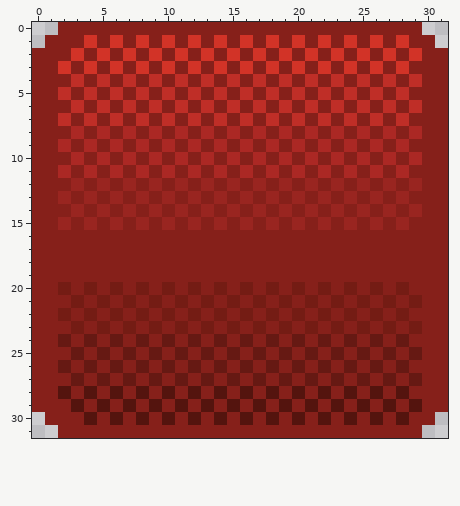
Pixel-art sprite, stored at assets/sprites/separated_sprites/lifebar.png. Above: the version before the commit.
The file is 32x32 pixels.
After:
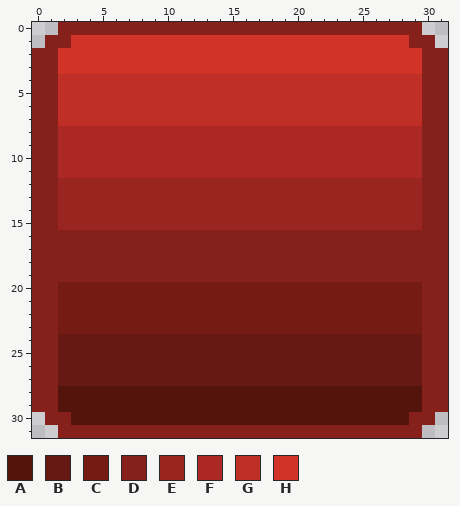
Palette (. is transparent): A #54140e  B #661913  C #741c14  D #86201a  E #992520  F #ab2824  G #bf2e27  H #d23327
Changes in this commit:
y 1: x 3 D -> H; x 5 D -> H; x 7 D -> H; x 9 D -> H; x 11 D -> H; x 13 D -> H; x 15 D -> H; x 17 D -> H; x 19 D -> H; x 21 D -> H; x 23 D -> H; x 25 D -> H; x 27 D -> H
y 2: x 2 D -> H; x 4 D -> H; x 6 D -> H; x 8 D -> H; x 10 D -> H; x 12 D -> H; x 14 D -> H; x 16 D -> H; x 18 D -> H; x 20 D -> H; x 22 D -> H; x 24 D -> H; x 26 D -> H; x 28 D -> H
y 3: x 3 D -> H; x 5 D -> H; x 7 D -> H; x 9 D -> H; x 11 D -> H; x 13 D -> H; x 15 D -> H; x 17 D -> H; x 19 D -> H; x 21 D -> H; x 23 D -> H; x 25 D -> H; x 27 D -> H; x 29 D -> H
y 4: x 2 D -> G; x 4 D -> G; x 6 D -> G; x 8 D -> G; x 10 D -> G; x 12 D -> G; x 14 D -> G; x 16 D -> G; x 18 D -> G; x 20 D -> G; x 22 D -> G; x 24 D -> G; x 26 D -> G; x 28 D -> G
y 5: x 3 D -> G; x 5 D -> G; x 7 D -> G; x 9 D -> G; x 11 D -> G; x 13 D -> G; x 15 D -> G; x 17 D -> G; x 19 D -> G; x 21 D -> G; x 23 D -> G; x 25 D -> G; x 27 D -> G; x 29 D -> G
y 6: x 2 D -> G; x 4 D -> G; x 6 D -> G; x 8 D -> G; x 10 D -> G; x 12 D -> G; x 14 D -> G; x 16 D -> G; x 18 D -> G; x 20 D -> G; x 22 D -> G; x 24 D -> G; x 26 D -> G; x 28 D -> G
y 7: x 3 D -> G; x 5 D -> G; x 7 D -> G; x 9 D -> G; x 11 D -> G; x 13 D -> G; x 15 D -> G; x 17 D -> G; x 19 D -> G; x 21 D -> G; x 23 D -> G; x 25 D -> G; x 27 D -> G; x 29 D -> G
y 8: x 2 D -> F; x 4 D -> F; x 6 D -> F; x 8 D -> F; x 10 D -> F; x 12 D -> F; x 14 D -> F; x 16 D -> F; x 18 D -> F; x 20 D -> F; x 22 D -> F; x 24 D -> F; x 26 D -> F; x 28 D -> F
y 9: x 3 D -> F; x 5 D -> F; x 7 D -> F; x 9 D -> F; x 11 D -> F; x 13 D -> F; x 15 D -> F; x 17 D -> F; x 19 D -> F; x 21 D -> F; x 23 D -> F; x 25 D -> F; x 27 D -> F; x 29 D -> F
y 10: x 2 D -> F; x 4 D -> F; x 6 D -> F; x 8 D -> F; x 10 D -> F; x 12 D -> F; x 14 D -> F; x 16 D -> F; x 18 D -> F; x 20 D -> F; x 22 D -> F; x 24 D -> F; x 26 D -> F; x 28 D -> F
y 11: x 3 D -> F; x 5 D -> F; x 7 D -> F; x 9 D -> F; x 11 D -> F; x 13 D -> F; x 15 D -> F; x 17 D -> F; x 19 D -> F; x 21 D -> F; x 23 D -> F; x 25 D -> F; x 27 D -> F; x 29 D -> F
y 12: x 2 D -> E; x 4 D -> E; x 6 D -> E; x 8 D -> E; x 10 D -> E; x 12 D -> E; x 14 D -> E; x 16 D -> E; x 18 D -> E; x 20 D -> E; x 22 D -> E; x 24 D -> E; x 26 D -> E; x 28 D -> E
y 13: x 3 D -> E; x 5 D -> E; x 7 D -> E; x 9 D -> E; x 11 D -> E; x 13 D -> E; x 15 D -> E; x 17 D -> E; x 19 D -> E; x 21 D -> E; x 23 D -> E; x 25 D -> E; x 27 D -> E; x 29 D -> E
y 14: x 2 D -> E; x 4 D -> E; x 6 D -> E; x 8 D -> E; x 10 D -> E; x 12 D -> E; x 14 D -> E; x 16 D -> E; x 18 D -> E; x 20 D -> E; x 22 D -> E; x 24 D -> E; x 26 D -> E; x 28 D -> E
y 15: x 3 D -> E; x 5 D -> E; x 7 D -> E; x 9 D -> E; x 11 D -> E; x 13 D -> E; x 15 D -> E; x 17 D -> E; x 19 D -> E; x 21 D -> E; x 23 D -> E; x 25 D -> E; x 27 D -> E; x 29 D -> E
y 20: x 3 D -> C; x 5 D -> C; x 7 D -> C; x 9 D -> C; x 11 D -> C; x 13 D -> C; x 15 D -> C; x 17 D -> C; x 19 D -> C; x 21 D -> C; x 23 D -> C; x 25 D -> C; x 27 D -> C; x 29 D -> C
y 21: x 2 D -> C; x 4 D -> C; x 6 D -> C; x 8 D -> C; x 10 D -> C; x 12 D -> C; x 14 D -> C; x 16 D -> C; x 18 D -> C; x 20 D -> C; x 22 D -> C; x 24 D -> C; x 26 D -> C; x 28 D -> C
y 22: x 3 D -> C; x 5 D -> C; x 7 D -> C; x 9 D -> C; x 11 D -> C; x 13 D -> C; x 15 D -> C; x 17 D -> C; x 19 D -> C; x 21 D -> C; x 23 D -> C; x 25 D -> C; x 27 D -> C; x 29 D -> C
y 23: x 2 D -> C; x 4 D -> C; x 6 D -> C; x 8 D -> C; x 10 D -> C; x 12 D -> C; x 14 D -> C; x 16 D -> C; x 18 D -> C; x 20 D -> C; x 22 D -> C; x 24 D -> C; x 26 D -> C; x 28 D -> C
y 24: x 3 D -> B; x 5 D -> B; x 7 D -> B; x 9 D -> B; x 11 D -> B; x 13 D -> B; x 15 D -> B; x 17 D -> B; x 19 D -> B; x 21 D -> B; x 23 D -> B; x 25 D -> B; x 27 D -> B; x 29 D -> B
y 25: x 2 D -> B; x 4 D -> B; x 6 D -> B; x 8 D -> B; x 10 D -> B; x 12 D -> B; x 14 D -> B; x 16 D -> B; x 18 D -> B; x 20 D -> B; x 22 D -> B; x 24 D -> B; x 26 D -> B; x 28 D -> B
y 26: x 3 D -> B; x 5 D -> B; x 7 D -> B; x 9 D -> B; x 11 D -> B; x 13 D -> B; x 15 D -> B; x 17 D -> B; x 19 D -> B; x 21 D -> B; x 23 D -> B; x 25 D -> B; x 27 D -> B; x 29 D -> B
y 27: x 2 D -> B; x 4 D -> B; x 6 D -> B; x 8 D -> B; x 10 D -> B; x 12 D -> B; x 14 D -> B; x 16 D -> B; x 18 D -> B; x 20 D -> B; x 22 D -> B; x 24 D -> B; x 26 D -> B; x 28 D -> B
y 28: x 3 D -> A; x 5 D -> A; x 7 D -> A; x 9 D -> A; x 11 D -> A; x 13 D -> A; x 15 D -> A; x 17 D -> A; x 19 D -> A; x 21 D -> A; x 23 D -> A; x 25 D -> A; x 27 D -> A; x 29 D -> A
y 29: x 2 D -> A; x 4 D -> A; x 6 D -> A; x 8 D -> A; x 10 D -> A; x 12 D -> A; x 14 D -> A; x 16 D -> A; x 18 D -> A; x 20 D -> A; x 22 D -> A; x 24 D -> A; x 26 D -> A; x 28 D -> A
y 30: x 3 D -> A; x 5 D -> A; x 7 D -> A; x 9 D -> A; x 11 D -> A; x 13 D -> A; x 15 D -> A; x 17 D -> A; x 19 D -> A; x 21 D -> A; x 23 D -> A; x 25 D -> A; x 27 D -> A
